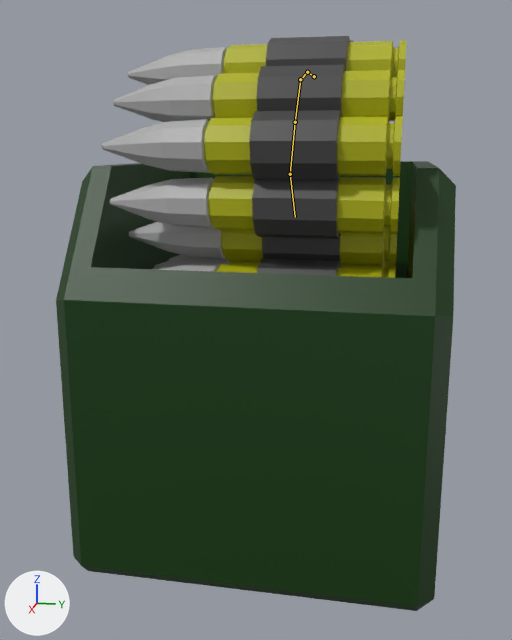
An edit to the glTF model Assets/3D/lkm_magazynek.glb, drawn before and after from the same camera.
One viewpoint serves both versions: a 50 mm lens placed at (1.501, -0.503, 0.176), pointed at (0.026, -0.798, -0.192). Lighting does not change. The marker at lower left points along +X, +Y and +Z. Both versions are drawn at frame 10 of the action 'ArmatureAction'; the numbers are the values there. The bones that bend it are drawn over the model as lines.
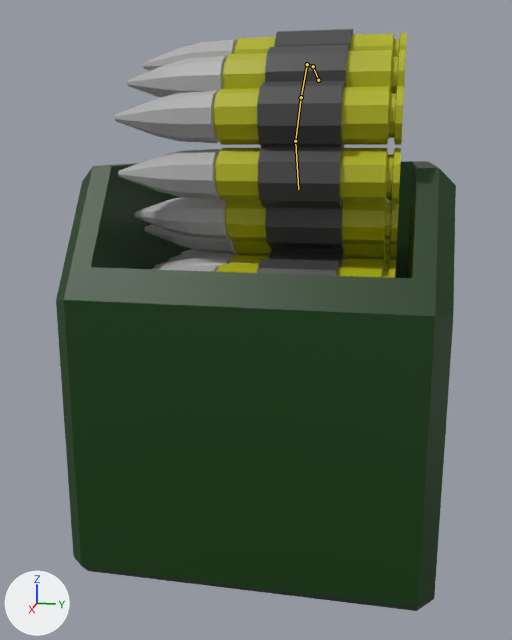
Boxes (x1, y1, x2, y2) around the edits, measured in the pictures (512 x 640 px):
'Cylinder', posed: before (102, 36, 406, 268); after (115, 29, 407, 250)
bone 'Bone', root to tip: before (314, 76) to (307, 72); after (318, 80) to (313, 66)

The change in detail:
Bone 'Bone' (bone_bone) moves from (0.0, 0.0, 0.0) to (0.0006, -0.0811, 0.0).
Bone 'Bone' (bone_bone) turns from (0, 0, 0) to (0, 0, 10) degrees about its own x, y and z.
